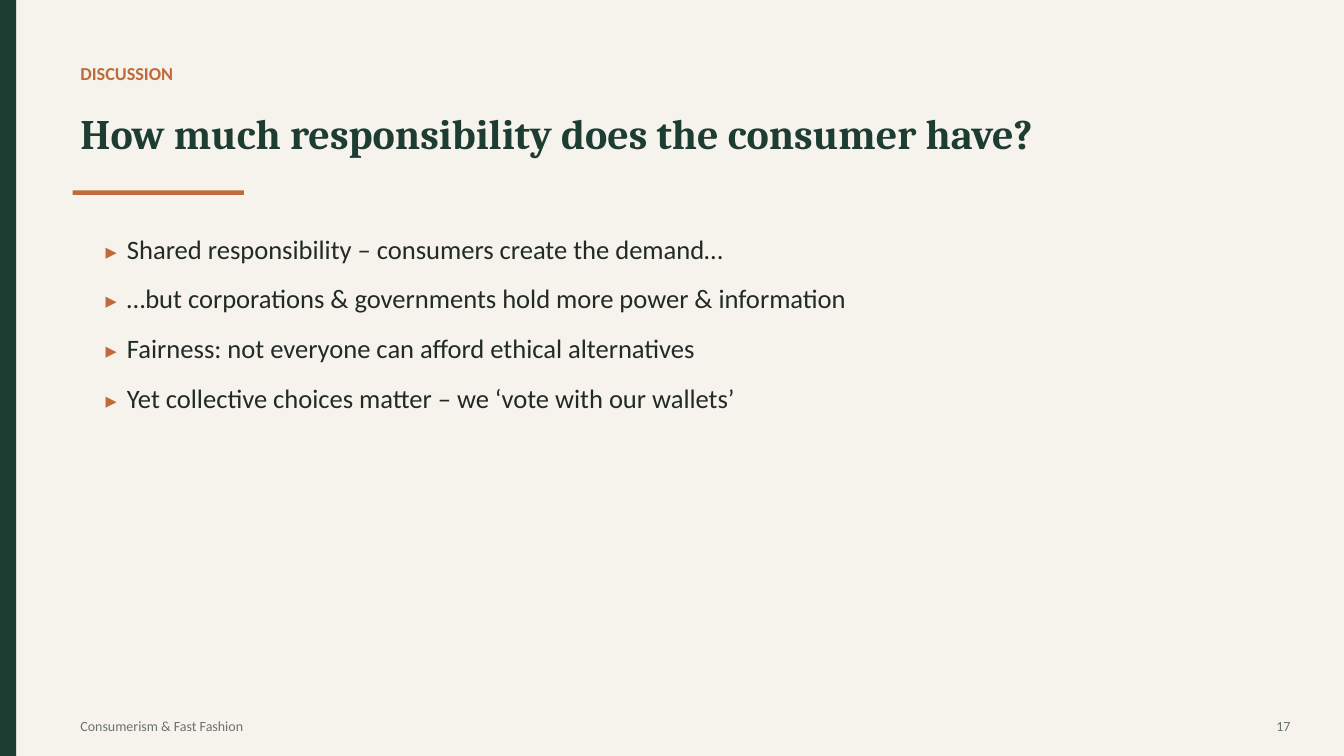
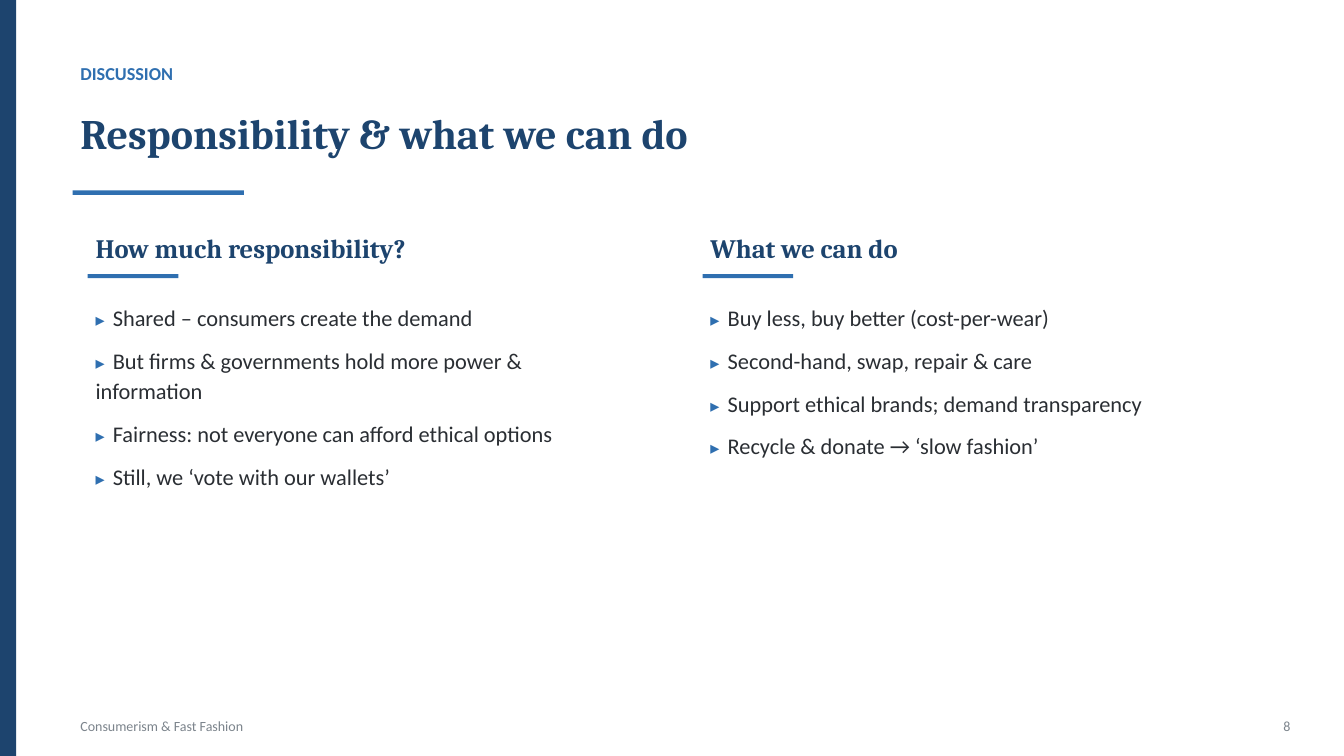
Before and after one commit to fdsh75qs9z-ui/MssAtelier, a slide deck: slide 8 of fast-fashion-presentation/Fast_Fashion_Presentation.pptx (slide 17 before the commit). Drawn at 1344x756 pixels with LibreOffice and Linux fonts; fonts in the diff are those of the drawing. Boxes give left, top, right and bottom in pixels: in the first picture for what was removed or moved away, otherwise in the second. Text is boxed around its words. In the diff, an @@ line names an element or a change of style, - is before the commit and + after.

```diff
--- a/fast-fashion-presentation/Fast_Fashion_Presentation.pptx
+++ b/fast-fashion-presentation/Fast_Fashion_Presentation.pptx
@@ background #F6F3EC to #FFFFFF @@
@@ rectangle at (x1=0, y1=0, x2=16, y2=756): fill #1E3D32 to #1D446E @@
@@ text "DISCUSSION" at (x1=80, y1=68, x2=173, y2=80): text colour #C06A3C to #2F6FB0 @@
@@ text at (x1=80, y1=119, x2=688, y2=159): text changed; text colour #1E3D32 to #1D446E @@
-How much responsibility does the consumer have?
+Responsibility & what we can do
@@ rectangle at (x1=73, y1=191, x2=244, y2=195): fill #C06A3C to #2F6FB0 @@
@@ text added at (x1=96, y1=239, x2=406, y2=264), 19 pt, text #1D446E, bold @@
+How much responsibility?
@@ text added at (x1=710, y1=239, x2=897, y2=258), 19 pt, text #1D446E, bold @@
+What we can do
@@ rectangle added at (x1=88, y1=274, x2=178, y2=278), fill #2F6FB0 @@
@@ rectangle added at (x1=703, y1=274, x2=793, y2=278), fill #2F6FB0 @@
@@ text at (x1=96, y1=310, x2=552, y2=488): text changed; size 19 to 16 pt; text colour #222A26 to #2A2E33 @@
-▸ Shared responsibility – consumers create the demand…
-▸ …but corporations & governments hold more power & information
-▸ Fairness: not everyone can afford ethical alternatives
-▸ Yet collective choices matter – we ‘vote with our wallets’
+▸ Shared – consumers create the demand
+▸ But firms & governments hold more power & information
+▸ Fairness: not everyone can afford ethical options
+▸ Still, we ‘vote with our wallets’
@@ text added at (x1=728, y1=310, x2=1141, y2=458), 16 pt, text #2A2E33 @@
+▸ Buy less, buy better (cost-per-wear)
+▸ Second-hand, swap, repair & care
+▸ Support ethical brands; demand transparency
+▸ Recycle & donate → ‘slow fashion’
@@ text "Consumerism & Fast Fashion" at (x1=80, y1=721, x2=243, y2=731): text colour #6B736E to #7C848C @@
@@ text at (x1=1283, y1=721, x2=1290, y2=731): text changed; text colour #6B736E to #7C848C @@
-17
+8
```
Also in this commit, not shown: 9 other slides changed, 11 slides removed, 2 other files.
